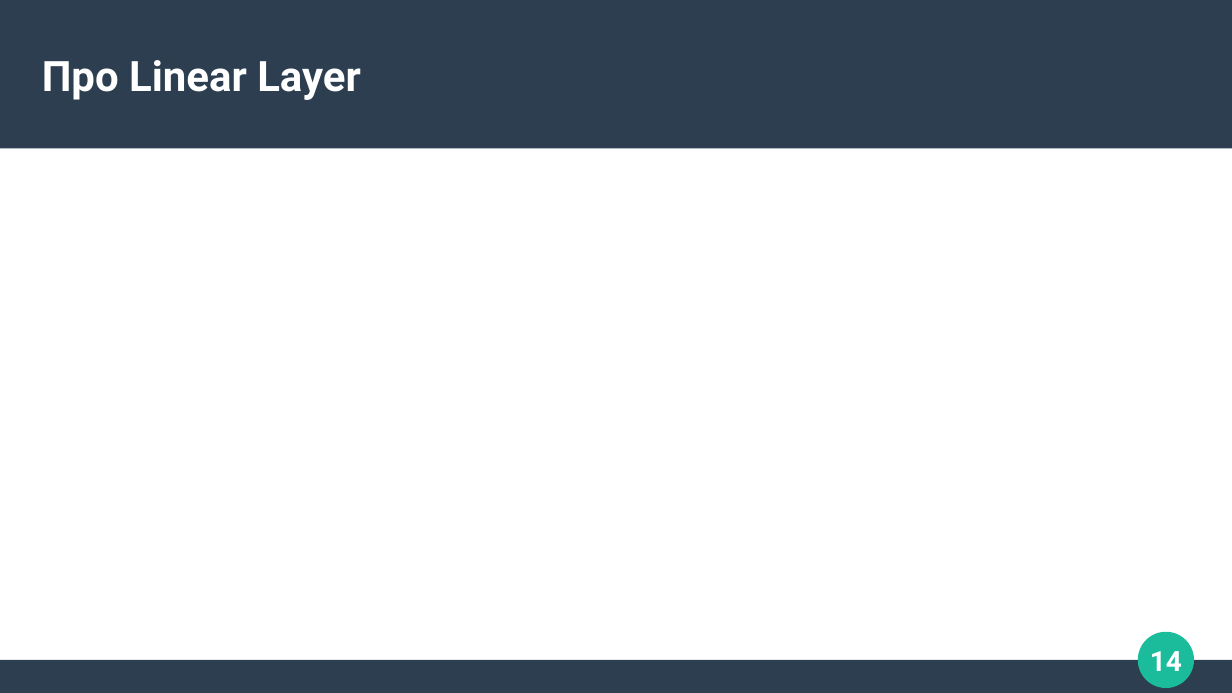
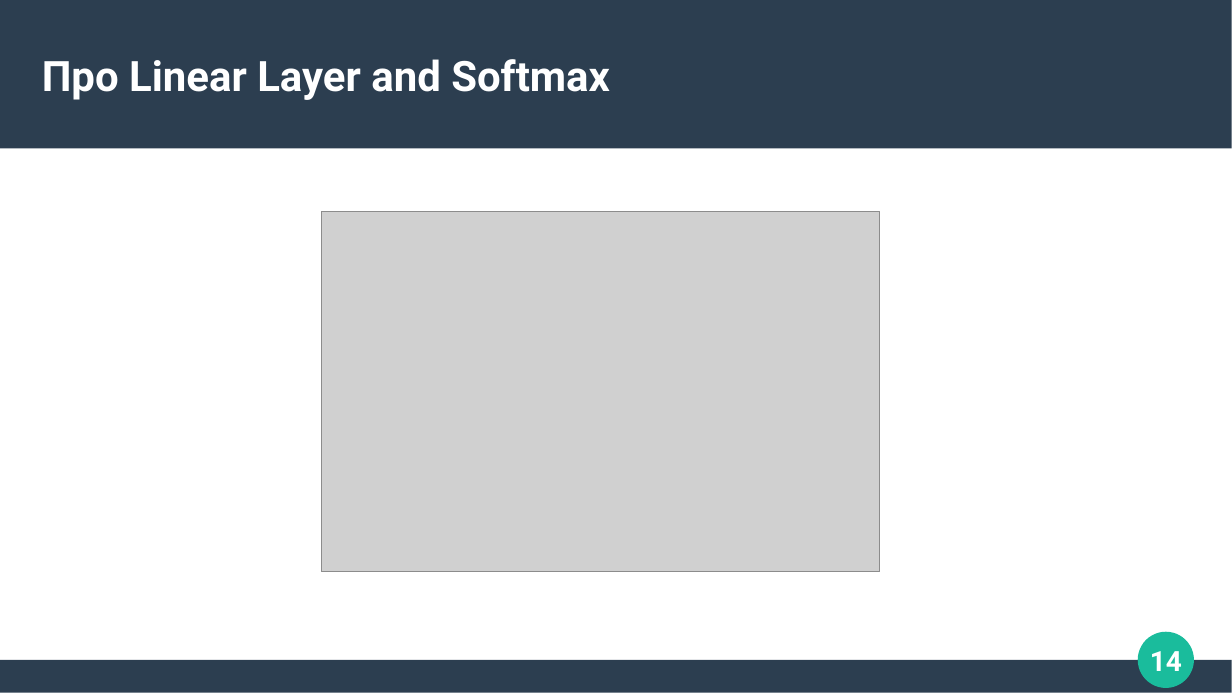
Before and after one commit to Zorinal/FilmBot, a slide deck: slide 14 of Трансфомеры.pptx. Drawn at 1232x693 pixels with LibreOffice and Linux fonts; fonts in the diff are those of the drawing; grey boxes stand for pictures. Boxes give left, top, right and bottom in pixels: in the first picture for what was removed or moved away, otherwise in the second. Text is boxed around its words. In the diff, an @@ line names an element or a change of style, - is before the commit and + after.

```diff
--- a/Трансфомеры.pptx
+++ b/Трансфомеры.pptx
@@ text at [42, 59, 610, 100]: text changed @@
-Про Linear Layer
+Про Linear Layer and Softmax
@@ picture added at [321, 211, 880, 572] @@
```
Also in this commit, not shown: 3 other slides changed, 5 slides added.
